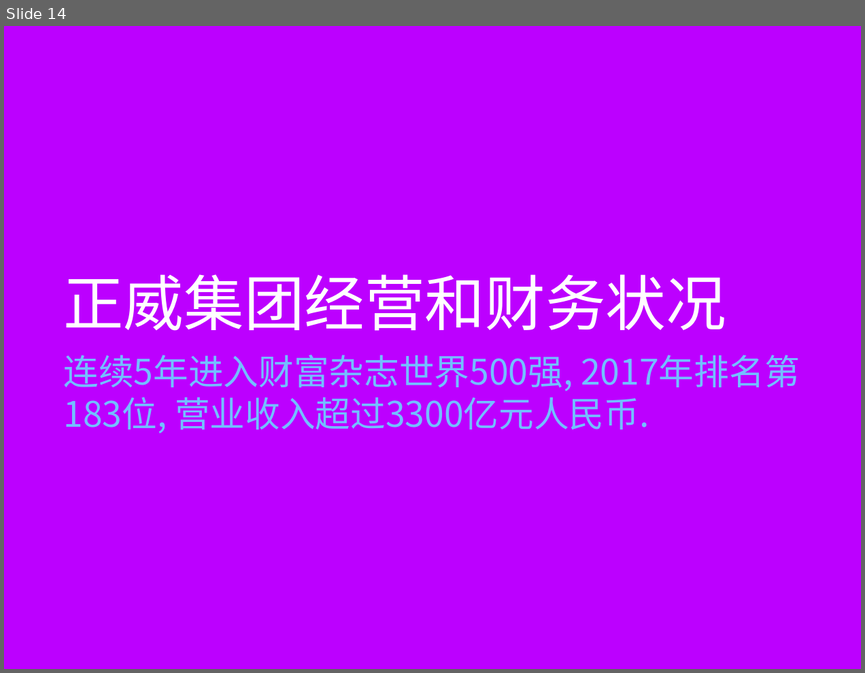
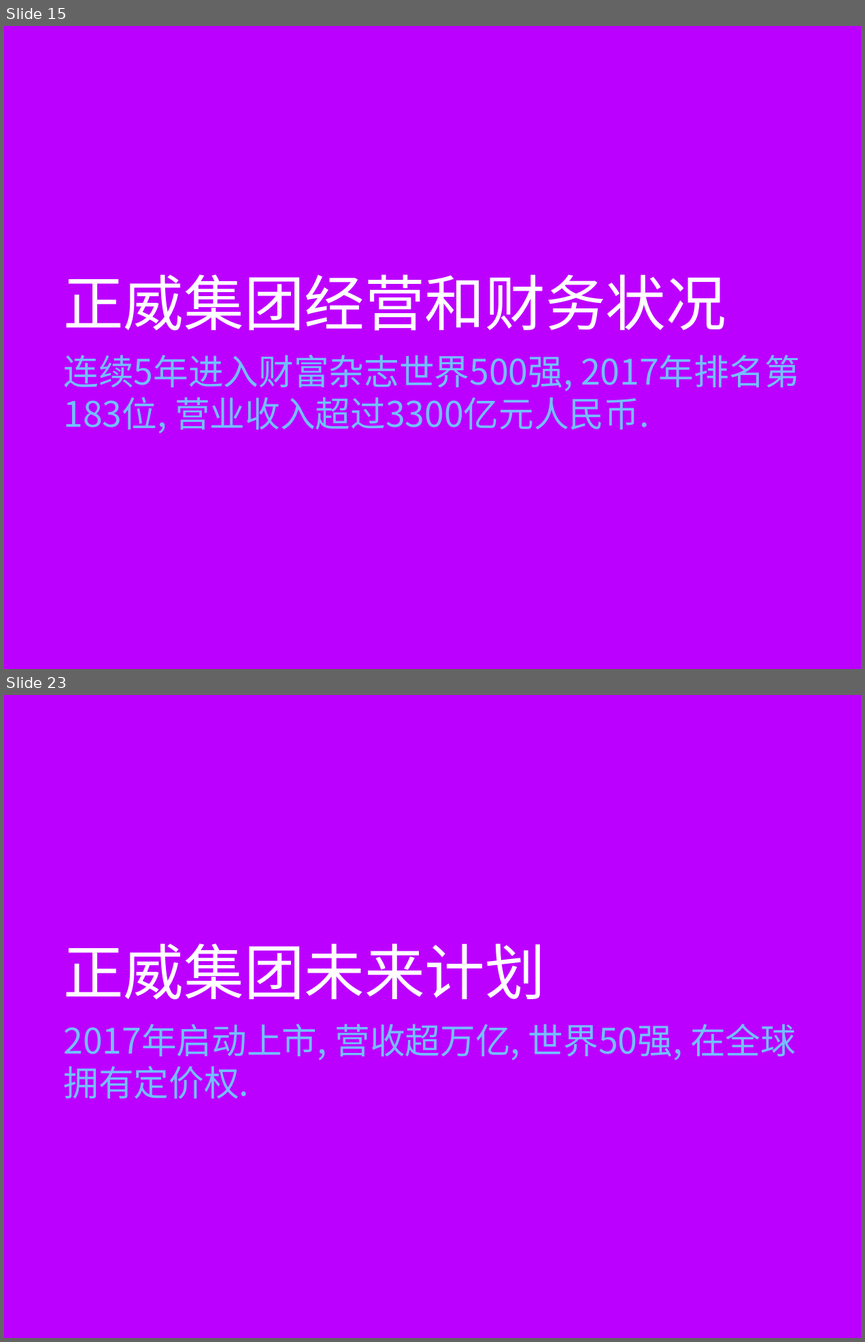
Before and after one commit to minibear0523/AmerGroup, a slide deck: 正威国际集团V1.0.pptx. Shown one above the other, each under a label of ours: slide 14 before the commit, slides 15 and 23 after it; the slides between them are not shown. The pictures are 865x673 and 865x1342 pixels, drawn with LibreOffice and Linux fonts; fonts in the diff are those of the drawing; background and template pictures are left out. Boxes give left, top, right and bottom in pixels: in the first picture for what was removed or moved away, otherwise in the second. Text is boxed around its words. In the diff, an @@ line names an element or a change of style, - is before the commit and + after.

```diff
--- a/正威国际集团V1.0.pptx
+++ b/正威国际集团V1.0.pptx
@@ slide 23 added at bbox=[4, 695, 861, 1338], background picture (left out) @@
@@ title added at bbox=[63, 943, 545, 1000], 72 pt, text #FFFFFF @@
+正威集团未来计划
@@ subtitle added at bbox=[63, 1023, 796, 1099], 42 pt, text #73BFFF @@
+2017年启动上市, 营收超万亿, 世界50强, 在全球拥有定价权.
@@ what was slide 14 is now slide 15 @@
```
Also in this commit, not shown: 9 slides changed, 8 other slides added, 2 other files.
